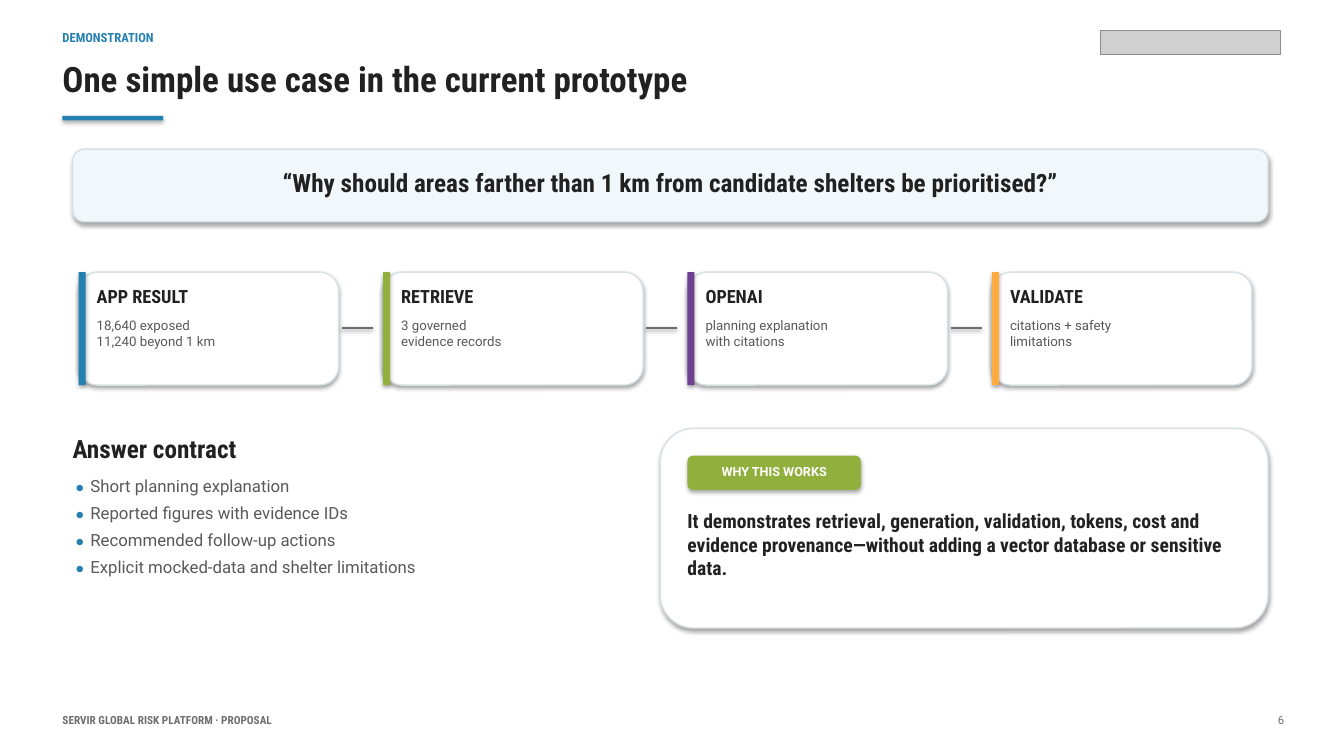
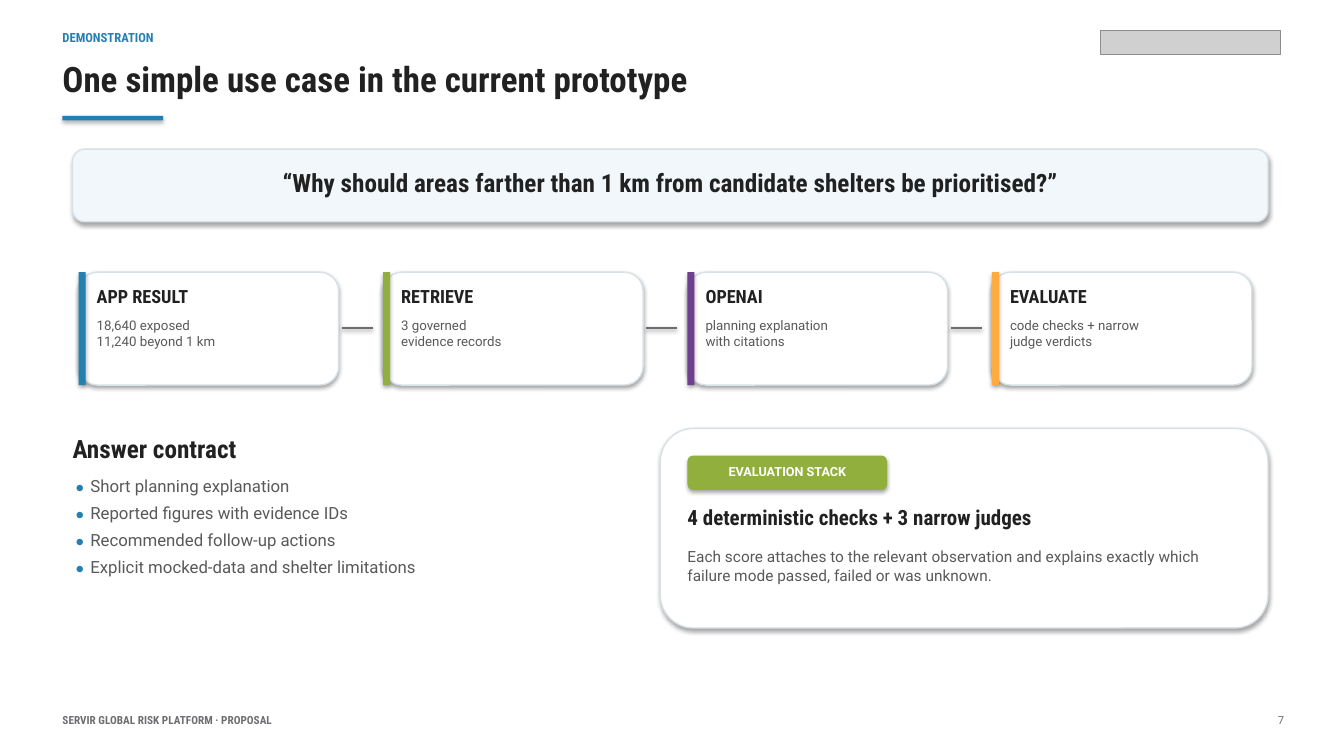
Before and after one commit to kovitad/SERVIR_GRP_DEMO, a slide deck: slide 7 of docs/27Aug2026/GRP_AI_Observability_and_Evaluation_Proposal.pptx (slide 6 before the commit). Drawn at 1344x756 pixels with LibreOffice and Linux fonts; fonts in the diff are those of the drawing; grey boxes stand for pictures. Boxes give left, top, right and bottom in pixels: in the first picture for what was removed or moved away, otherwise in the second. Text is boxed around its words. In the diff, an @@ line names an element or a change of style, - is before the commit and + after.

Commit message:
Strengthen observability evaluation proposal

```diff
--- a/docs/27Aug2026/GRP_AI_Observability_and_Evaluation_Proposal.pptx
+++ b/docs/27Aug2026/GRP_AI_Observability_and_Evaluation_Proposal.pptx
@@ text at <box>1010,290,1087,303</box>: text changed @@
-VALIDATE
+EVALUATE
@@ text at <box>1010,320,1139,349</box>: text changed @@
-citations + safety
-limitations
+code checks + narrow
+judge verdicts
@@ rounded rectangle: place and size @@
-rounded rectangle at <box>688,456,861,490</box>
+rounded rectangle at <box>688,456,887,490</box>
@@ text at <box>729,467,846,476</box>: text changed @@
-WHY THIS WORKS
+EVALUATION STACK
@@ text at <box>687,509,1031,530</box>: text changed; size 14 to 15 pt @@
-It demonstrates retrieval, generation, validation, tokens, cost and evidence provenance—without adding a vector database or sensitive data.
+4 deterministic checks + 3 narrow judges
@@ text added at <box>687,550,1199,584</box>, 11 pt, text #595959 @@
+Each score attaches to the relevant observation and explains exactly which failure mode passed, failed or was unknown.
@@ text at <box>1278,716,1284,724</box>: text changed @@
-6
+7
```
Also in this commit, not shown: 5 other slides changed, 3 slides added, 1 slide removed, 3 other files.
